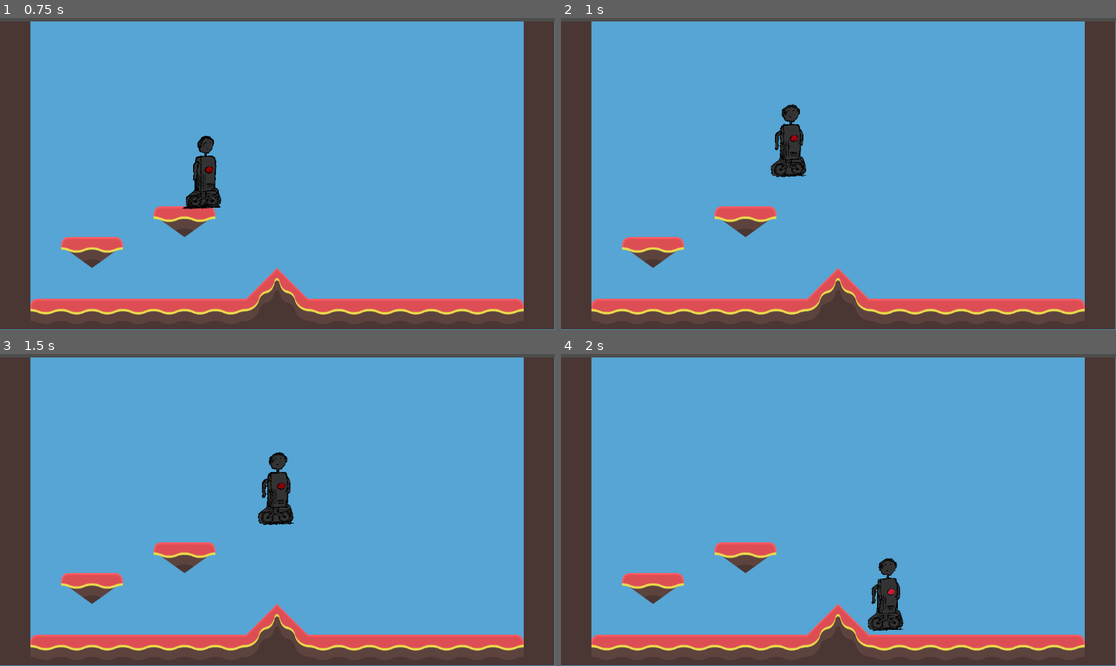
Above: before the commit, frames 1-4 (two rows, left to right).
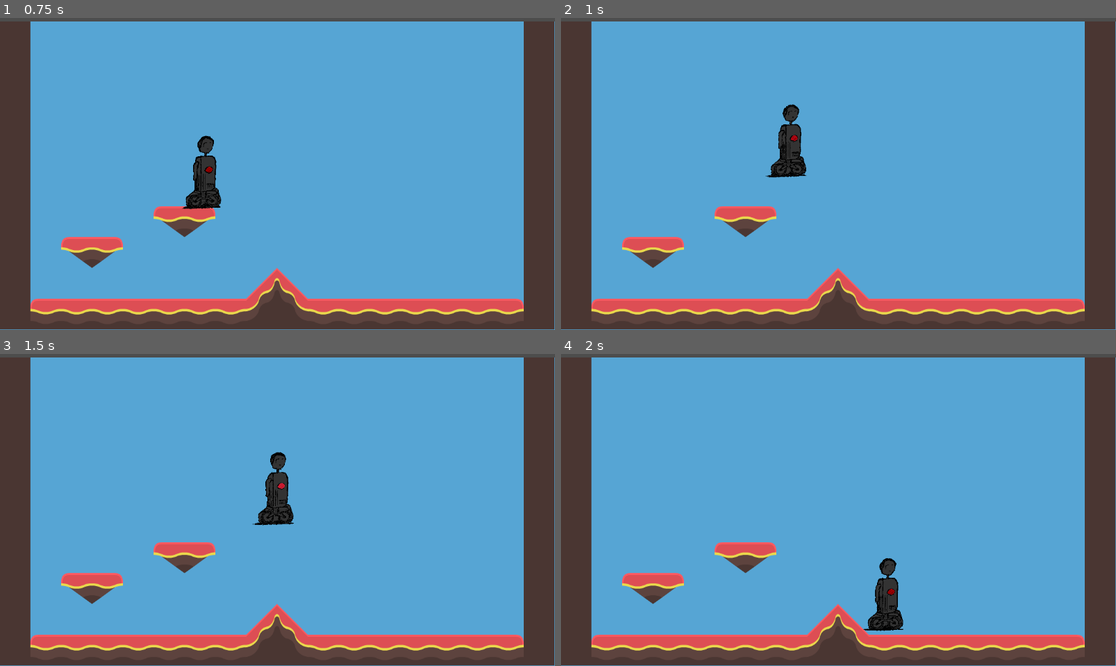
Above: after the commit, the same moments.

Repository: legendarysandbird/3mc-game
Game: Godot game, scene res://scenes/temp_level.tscn
The game is run twice, just before and just after one commit, with the same random seed, the same clock (stepped at 60 frames per second) and the same inputs.
Inputs:
- Up to frame 1 (0.75 s): tap Enter at 0.5 s; hold D (player_right) from 0.53 s (still down)
- Up to frame 2 (1 s): keep holding D (player_right); tap Space (player_jump) at 0.77 s
- Up to frame 3 (1.5 s): keep holding D (player_right)
- Up to frame 4 (2 s): keep holding D (player_right); tap Space (player_jump) at 1.52 s

Frame 1 is identical in both runs. In frame 2, 0.3% of the frame differs, in the area x 36-45%, y 27-52%; in frame 3, 0.3%; in frame 4, 0.3%, in the area x 54-62%, y 65-89%.

Commit message:
no longer use the idle animation when jumping

Diff:
--- a/scripts/player_animation.gd
+++ b/scripts/player_animation.gd
@@ -2,17 +2,10 @@
 @export var player: Node
 
 func _ready() -> void:
+	assert(is_instance_valid(player), "player_animation.gd > _ready() - player instance is not valid")
 	play()
 
 func animate() -> void:
-	if !player.is_on_floor():
-		set_animation("idle")
-		if !flip_h:
-			flip_h = Input.is_action_pressed("player_left")
-		else:
-			flip_h = Input.is_action_pressed("player_left")
-		return
-
 	if player.velocity.x == 0 and !Input.is_anything_pressed():
 		set_animation("idle")
 		return
